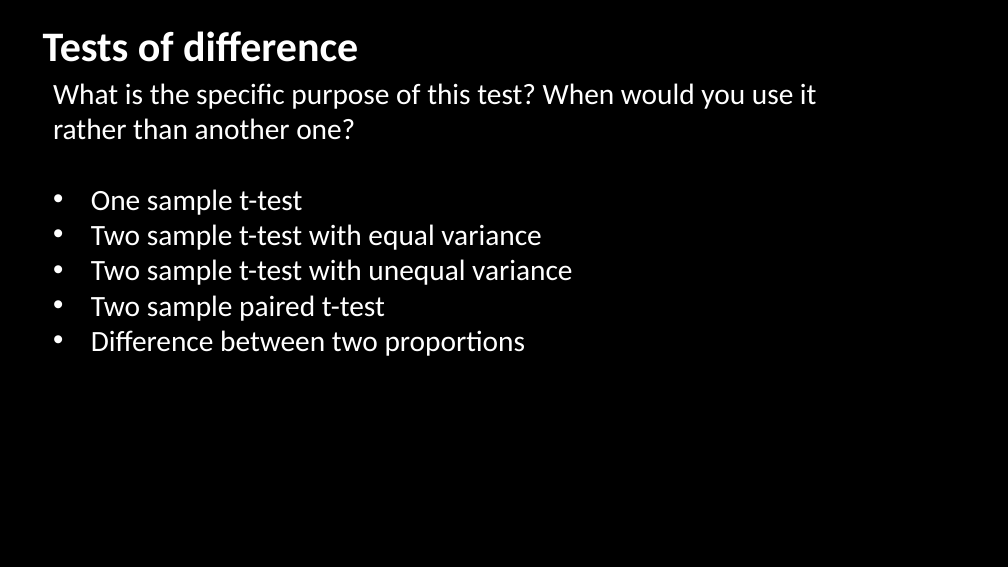
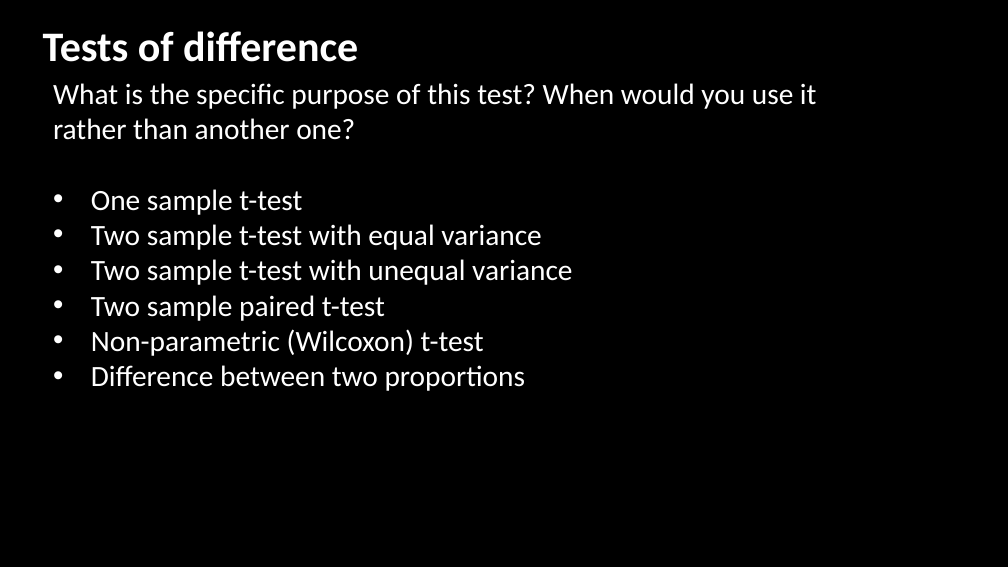
Before and after one commit to jshannon75/geog4300, a slide deck: slide 7 of in_class_slides/geog4300_W08-1 Hypotheses and one sample tests.pptx. Drawn at 1008x567 pixels with LibreOffice and Linux fonts; fonts in the diff are those of the drawing; background and template pictures are left out. Boxes give left, top, right and bottom in pixels: in the first picture for what was removed or moved away, otherwise in the second. Text is boxed around its words. In the diff, an @@ line names an element or a change of style, - is before the commit and + after.

```diff
--- a/in_class_slides/geog4300_W08-1 Hypotheses and one sample tests.pptx
+++ b/in_class_slides/geog4300_W08-1 Hypotheses and one sample tests.pptx
@@ text at bbox=[91, 329, 484, 356]: paragraph added @@
+• Non-parametric (Wilcoxon) t-test
```
Also in this commit, not shown: 4 other files.
